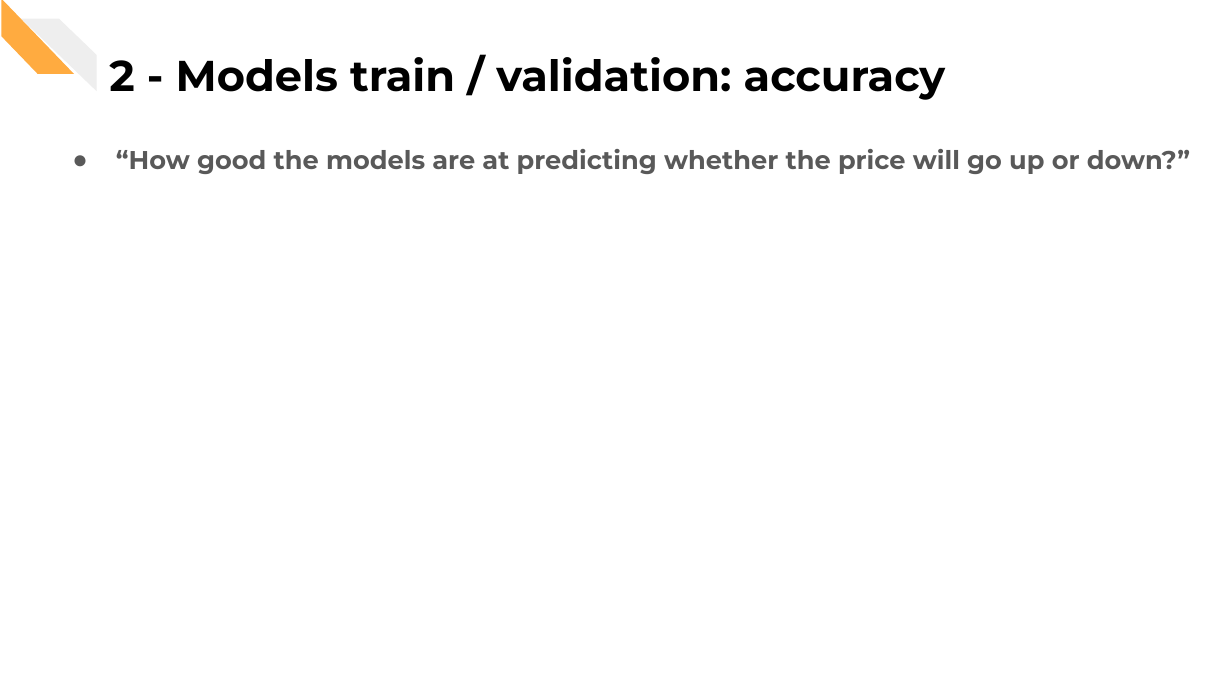
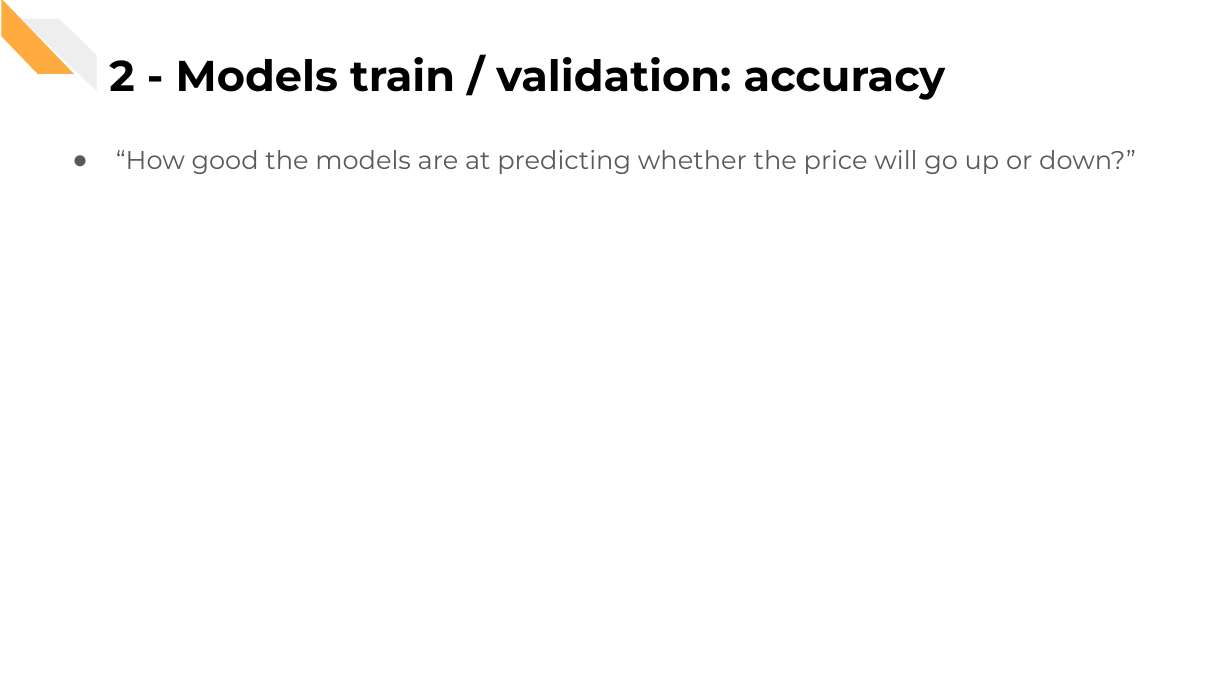
Before and after one commit to CorsiDanilo/bitcoin-price-prediction-with-pyspark, a slide deck: slide 17 of presentation/presentation.pptx. Drawn at 1232x693 pixels with LibreOffice and Linux fonts; fonts in the diff are those of the drawing. Boxes give left, top, right and bottom in pixels: in the first picture for what was removed or moved away, otherwise in the second. Text is boxed around its words. In the diff, an @@ line names an element or a change of style, - is before the commit and + after.

```diff
--- a/presentation/presentation.pptx
+++ b/presentation/presentation.pptx
@@ text "“How good the models are ..." at (116, 150, 1136, 174): bold off @@
```
Also in this commit, not shown: 12 other slides changed, 1 slide added, 14 other files.
